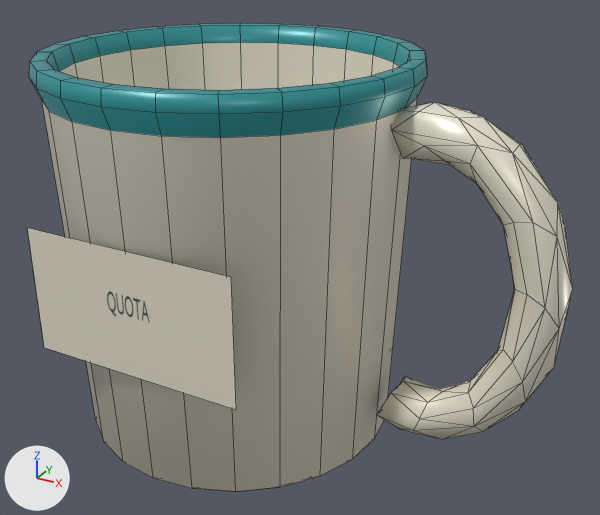
The FBX model Assets/MoreScrapItems/Models/QuotaMug.fbx as it was, and as the next commit left it.
Both versions are drawn from a 50 mm camera at (0.215, -0.325, 0.164) aimed at (0.036, 0.0, 0.002). The lights are fixed; the arrows at lower left show +X, +Y and +Z. The picture after the commit comes second. Mesh edges are drawn as thin lines. Where no turn or scale is listed for an object, it has been applied to the vertices.

The first picture shows 'QuotaMug'.
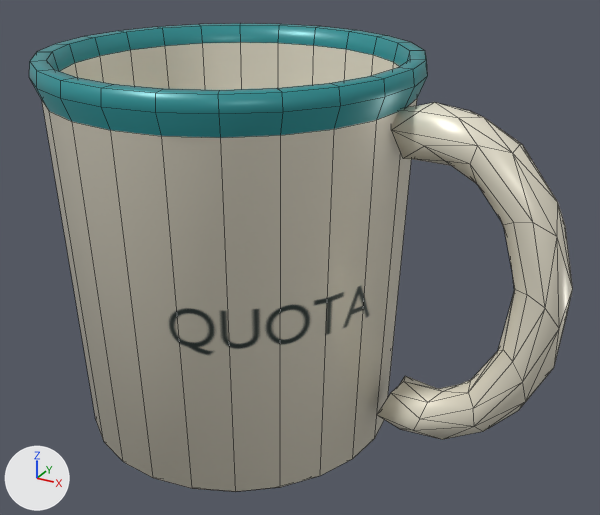
Location of each change, [x1, y1, x2, y2] in pixels of the pictures (600 x 515 px):
'QuotaMug', reshaped
    before: [28, 23, 573, 492]
    after: [29, 23, 573, 492]
part 1 of me_lowpolymugbody, deleted
    before: [28, 228, 236, 410]
part 2 of me_lowpolymugbody, surface changed
    both: [64, 233, 372, 412]

The change, as a diff of the scene's bpy script:
```diff
--- a/Assets/MoreScrapItems/Models/QuotaMug.fbx.py
+++ b/Assets/MoreScrapItems/Models/QuotaMug.fbx.py
@@ me_lowpolymugbody @@
 # used by ob_quotamug; location = (0.0, 0.0, 0.0)
-me_lowpolymugbody.from_pydata(...)  # 310 vertices, 383 faces; spans x -0.09..0.164, y -0.09..0.09, z -0.098..0.098
+me_lowpolymugbody.from_pydata(...)  # 306 vertices, 382 faces; spans x -0.09..0.164, y -0.09..0.09, z -0.098..0.098
+# me_lowpolymugbody part 1: the loose piece of 4 vertices spanning x -0.053..0.053, y -0.086, z -0.03..0.03 is deleted
+# me_lowpolymugbody part 2: 24 kept faces spanning x -0.086..0.086, y -0.086..0.086, z -0.09..0.081 get new texture (UV) coordinates
 me_lowpolymugbody.materials.append(mat_quotamugatlas)
```
